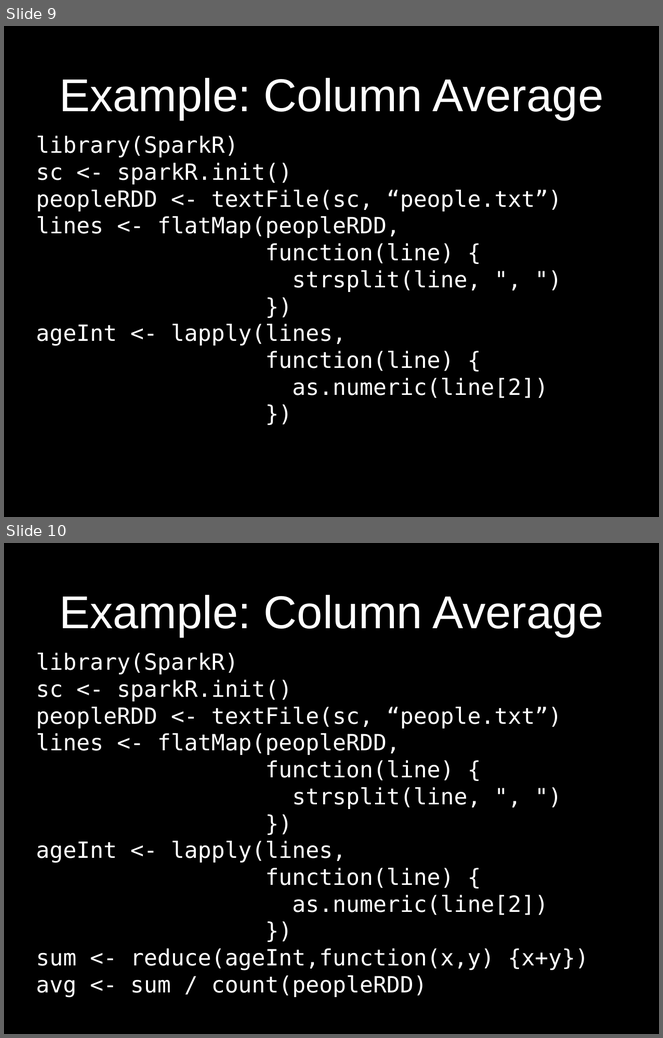
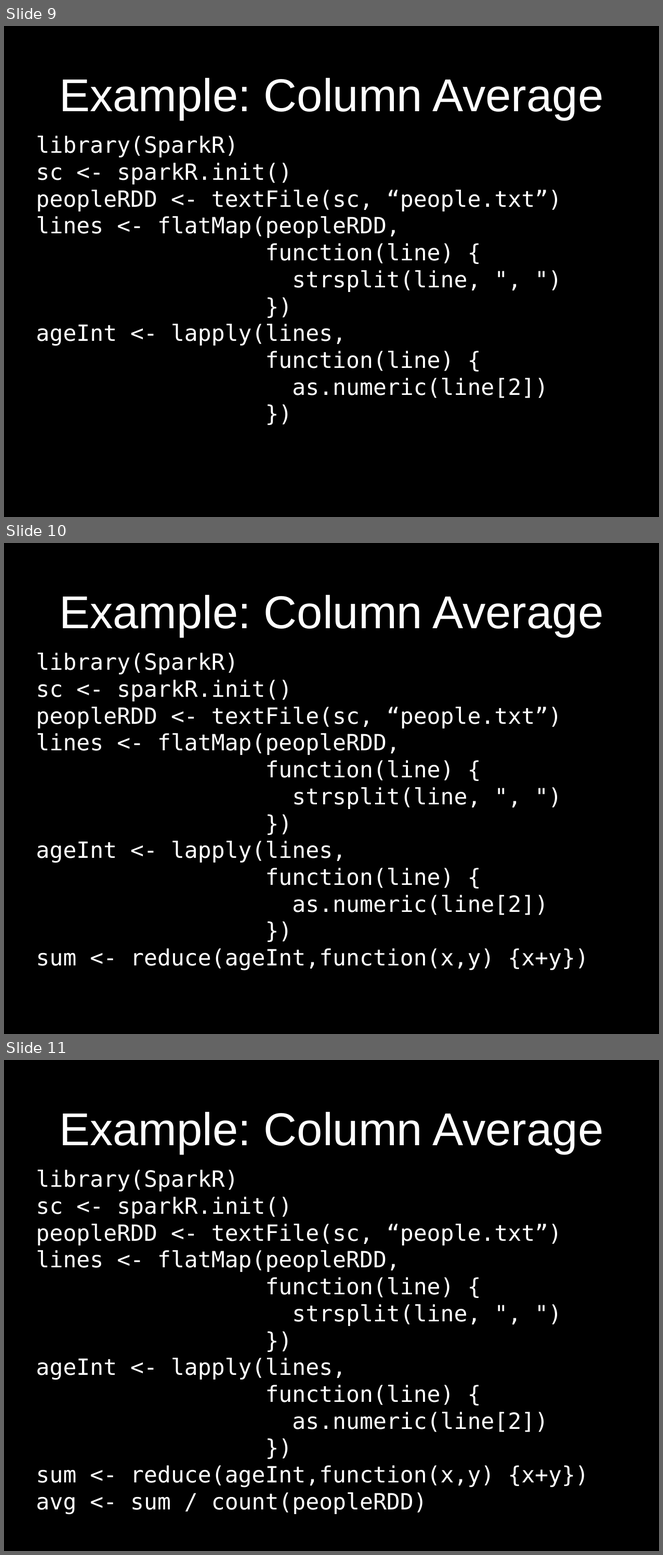
Before and after one commit to cafreeman/Demo_SparkR, a slide deck: PPT_SparkR_Demo.pptx. Shown one above the other, each under a label of ours: slides 9 and 10 before the commit, slides 9, 10 and 11 after it. The pictures are 663x1038 and 663x1555 pixels, drawn with LibreOffice and Linux fonts; fonts in the diff are those of the drawing. Boxes give left, top, right and bottom in pixels: in the first picture for what was removed or moved away, otherwise in the second. Text is boxed around its words. In the diff, an @@ line names an element or a change of style, - is before the commit and + after.

```diff
--- a/PPT_SparkR_Demo.pptx
+++ b/PPT_SparkR_Demo.pptx
@@ slide 10 added at <box>4,543,659,1034</box>, background #000000 @@
@@ title added at <box>59,594,604,637</box>, 72 pt, text #FFFFFF @@
+Example: Column Average
@@ text added at <box>36,653,589,970</box>, 35 pt, text #FFFFFF @@
+library(SparkR)
+sc <- sparkR.init()
+peopleRDD <- textFile(sc, “people.txt”)
+lines <- flatMap(peopleRDD,
+function(line) {
+strsplit(line, ", ")
+})
+ageInt <- lapply(lines,
+function(line) {
+as.numeric(line[2])
+})
+sum <- reduce(ageInt,function(x,y) {x+y})
@@ what was slide 10 is now slide 11 @@
```
Also in this commit, not shown: 3 slides changed, 2 other files.
